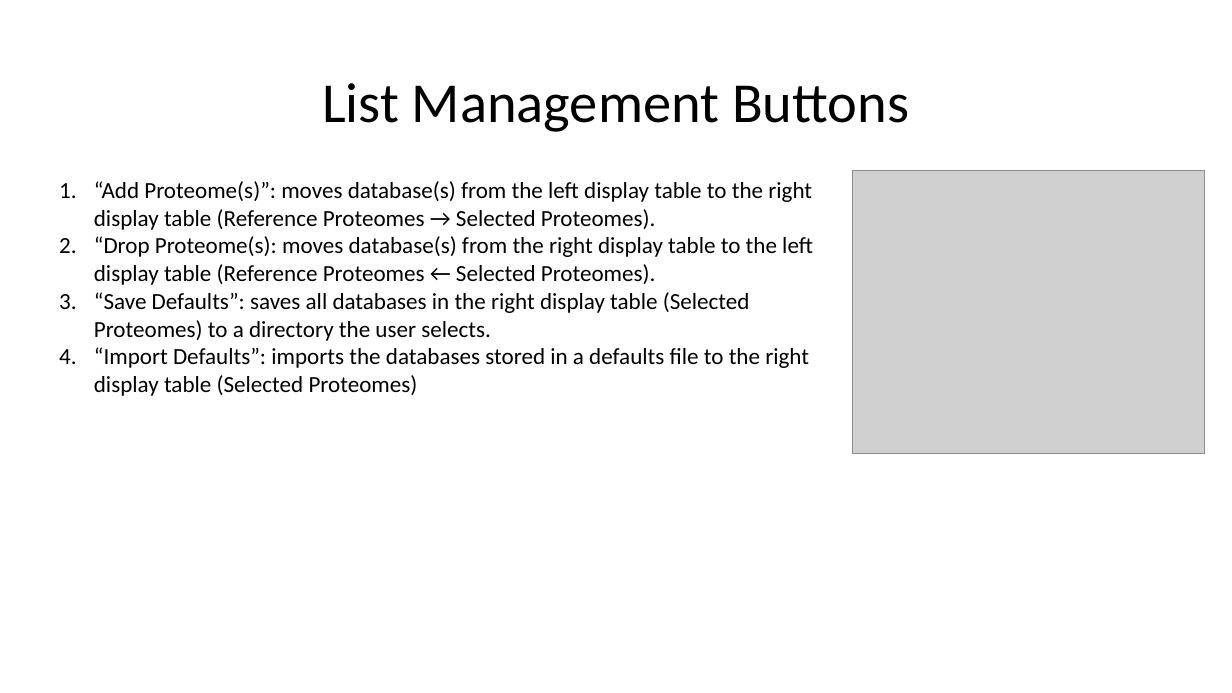
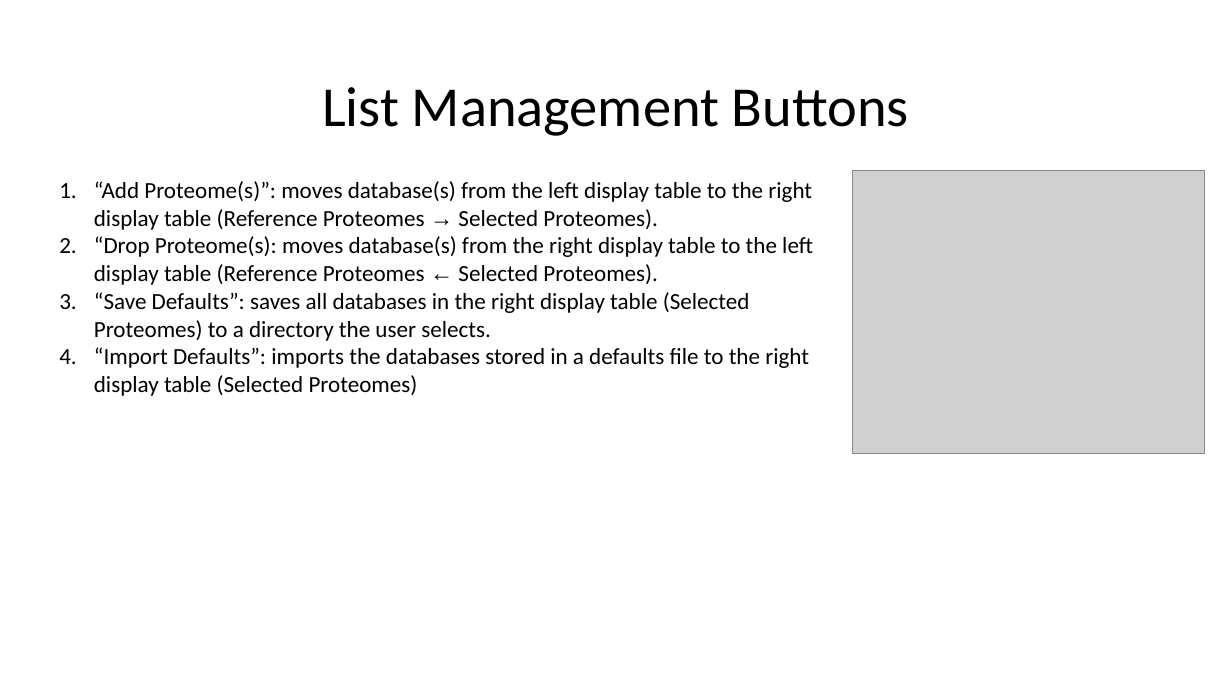
Before and after one commit to lily-liang12/Reference_Proteome_Manager, a slide deck: slide 11 of User Guide.pptx. Drawn at 1232x693 pixels with LibreOffice and Linux fonts; fonts in the diff are those of the drawing; grey boxes stand for pictures. Boxes give left, top, right and bottom in pixels: in the first picture for what was removed or moved away, otherwise in the second. Text is boxed around its words. In the diff, an @@ line names an element or a change of style, - is before the commit and + after.

Commit message:
Fixed Typos and updated reference_proteome_manager
Reference_Proteome_Manager: added additional database options
User Guide: Fixed Typos
reverse_fasta_PW2: Changed parameters to allow for contam path location

```diff
--- a/User Guide.pptx
+++ b/User Guide.pptx
@@ text "List Management Buttons" at [322,87,909,136]: line spacing 0.9 to 1 @@
@@ text "“Add Proteome(s)”: moves database(s) from ..." at [94,181,813,396]: font Calibri to Arial in "→", "←"; indent changed @@
```
Also in this commit, not shown: 12 other slides changed, 2 other files.
